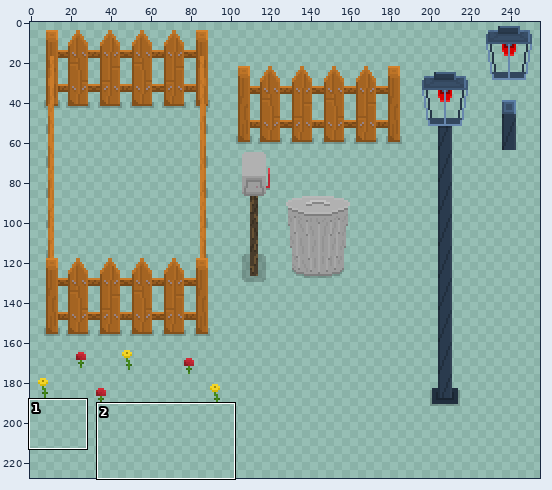
A sprite sheet gets an edit: Assets/Imagens/Tiles/Chaos/Props_cidade.png. Above: a wide view before the commit, with the close-up outlined.
Close-up. As it was:
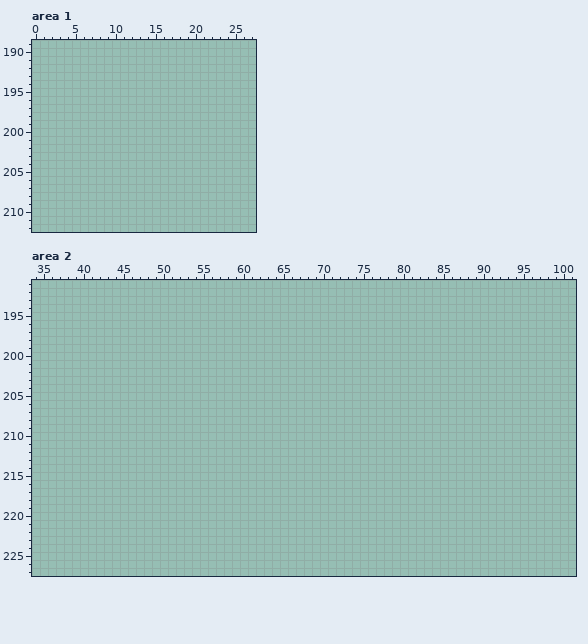
The file is 256x256 pixels. Pixels under 10% opacity are left out. Colours within 5 levels of each other are drawn and written as one. Shown: area 1: x 0..27, y 189..212; area 2: x 34..101, y 191..227. The wide view leaves out empty margins.
Now the later version:
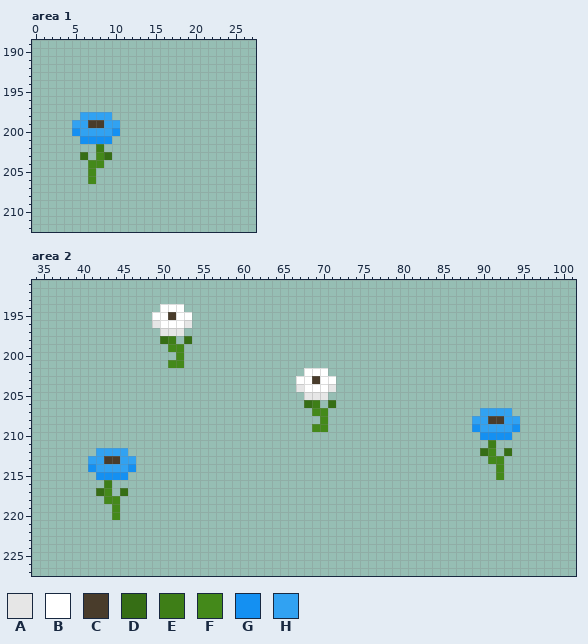
Palette (. is transparent): A #e6e6e6  B #ffffff  C #493c2b  D #366e15  E #3e7e17  F #44891a  G #1490f2  H #31a2f2
Log entry: Atualização da Cidade A parte da cidade do mapa foi atualizada.
The exact change:
Area 1:
y 198: x 6..9 .... -> HHHH
y 199: x 5..10 ...... -> HHCCHH
y 200: x 5..10 ...... -> GHHHHG
y 201: x 6..9 .... -> GGGG
y 202: x 8 . -> E
y 203: x 6 . -> D; x 8..9 .. -> FD
y 204: x 7..8 .. -> FF
y 205..206: x 7 . -> F
Area 2:
y 194: x 50..52 ... -> BBB
y 195: x 49..53 ..... -> BBCBB
y 196: x 49..53 ..... -> ABBBA
y 197: x 50..52 ... -> AAA
y 198: x 50..51 .. -> DE; x 53 . -> D
y 199: x 51..52 .. -> FF
y 200: x 52 . -> F
y 201: x 51..52 .. -> FF
y 202: x 68..70 ... -> BBB
y 203: x 67..71 ..... -> BBCBB
y 204: x 67..71 ..... -> ABBBA
y 205: x 68..70 ... -> AAA
y 206: x 68..69 .. -> DE; x 71 . -> D
y 207: x 69..70 .. -> FF; x 90..93 .... -> HHHH
y 208: x 70 . -> F; x 89..94 ...... -> HHCCHH
y 209: x 69..70 .. -> FF; x 89..94 ...... -> GHHHHG
y 210: x 90..93 .... -> GGGG
y 211: x 91 . -> E
y 212: x 42..45 .... -> HHHH; x 90..91 .. -> DF; x 93 . -> D
y 213: x 41..46 ...... -> HHCCHH; x 91..92 .. -> FF
y 214: x 41..46 ...... -> GHHHHG; x 92 . -> F
y 215: x 42..45 .... -> GGGG; x 92 . -> F
y 216: x 43 . -> E
y 217: x 42..43 .. -> DF; x 45 . -> D
y 218: x 43..44 .. -> FF
y 219..220: x 44 . -> F
Changed places in both close-ups, as pixel boxes (x1, y1, x2, y2):
added: (72, 112, 120, 184)
added: (152, 304, 192, 368)
added: (296, 368, 336, 432)
added: (472, 408, 520, 480)
added: (88, 448, 136, 520)
